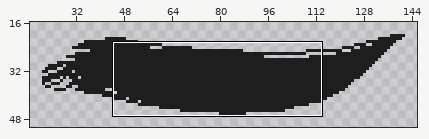
One commit to this pixel-art file: 과거시험 시제/이미지 작업/interface/demo_start.aseprite. Above, an overview of the earlier version with the close-up marked.
Close-up. Old version:
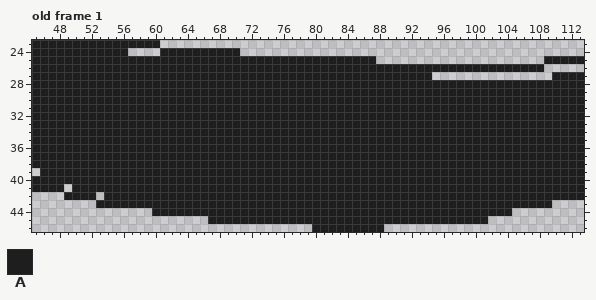
160x64 pixels, 1 frame. Shown: old frame 1: x 45..113, y 23..46. The wide view leaves out empty margins. The commit also changed other frames or places, which this record leaves out.
Palette (. is transparent): A #1f1e1e
Pixels before, old frame 1, first column x 45:
23 AAAAAAAAAAAAAAAA.....................................................
24 AAAAAAAAAAAA....AAAAAAAAAA...........................................
25 AAAAAAAAAAAAAAAAAAAAAAAAAAAAAAAAAAAAAAAAAAA.....................AAAAA
26 AAAAAAAAAAAAAAAAAAAAAAAAAAAAAAAAAAAAAAAAAAAAAAAAAAAAAAAAAAAAAAAA.....
27 AAAAAAAAAAAAAAAAAAAAAAAAAAAAAAAAAAAAAAAAAAAAAAAAAA...............AAAA
28 AAAAAAAAAAAAAAAAAAAAAAAAAAAAAAAAAAAAAAAAAAAAAAAAAAAAAAAAAAAAAAAAAAAAA
29 AAAAAAAAAAAAAAAAAAAAAAAAAAAAAAAAAAAAAAAAAAAAAAAAAAAAAAAAAAAAAAAAAAAAA
30 AAAAAAAAAAAAAAAAAAAAAAAAAAAAAAAAAAAAAAAAAAAAAAAAAAAAAAAAAAAAAAAAAAAAA
31 AAAAAAAAAAAAAAAAAAAAAAAAAAAAAAAAAAAAAAAAAAAAAAAAAAAAAAAAAAAAAAAAAAAAA
32 AAAAAAAAAAAAAAAAAAAAAAAAAAAAAAAAAAAAAAAAAAAAAAAAAAAAAAAAAAAAAAAAAAAAA
33 AAAAAAAAAAAAAAAAAAAAAAAAAAAAAAAAAAAAAAAAAAAAAAAAAAAAAAAAAAAAAAAAAAAAA
34 AAAAAAAAAAAAAAAAAAAAAAAAAAAAAAAAAAAAAAAAAAAAAAAAAAAAAAAAAAAAAAAAAAAAA
35 AAAAAAAAAAAAAAAAAAAAAAAAAAAAAAAAAAAAAAAAAAAAAAAAAAAAAAAAAAAAAAAAAAAAA
36 AAAAAAAAAAAAAAAAAAAAAAAAAAAAAAAAAAAAAAAAAAAAAAAAAAAAAAAAAAAAAAAAAAAAA
37 AAAAAAAAAAAAAAAAAAAAAAAAAAAAAAAAAAAAAAAAAAAAAAAAAAAAAAAAAAAAAAAAAAAAA
38 AAAAAAAAAAAAAAAAAAAAAAAAAAAAAAAAAAAAAAAAAAAAAAAAAAAAAAAAAAAAAAAAAAAAA
39 .AAAAAAAAAAAAAAAAAAAAAAAAAAAAAAAAAAAAAAAAAAAAAAAAAAAAAAAAAAAAAAAAAAAA
40 AAAAAAAAAAAAAAAAAAAAAAAAAAAAAAAAAAAAAAAAAAAAAAAAAAAAAAAAAAAAAAAAAAAAA
41 AAAA.AAAAAAAAAAAAAAAAAAAAAAAAAAAAAAAAAAAAAAAAAAAAAAAAAAAAAAAAAAAAAAAA
42 ....AAAA.AAAAAAAAAAAAAAAAAAAAAAAAAAAAAAAAAAAAAAAAAAAAAAAAAAAAAAAAAAAA
43 ........AAAAAAAAAAAAAAAAAAAAAAAAAAAAAAAAAAAAAAAAAAAAAAAAAAAAAAAAA....
44 ...............AAAAAAAAAAAAAAAAAAAAAAAAAAAAAAAAAAAAAAAAAAAAA.........
45 ......................AAAAAAAAAAAAAAAAAAAAAAAAAAAAAAAAAAA............
46 ...................................AAAAAAAAA.........................
Now the later version:
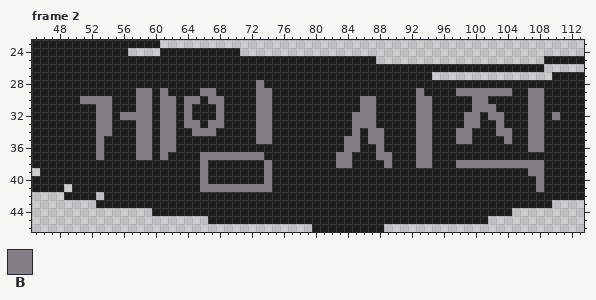
Colours new in this view: B #847e87
A new or re-ordered frame is compared with the old frame closest to it.
The exact change:
frames 1 -> 2
Frame 2 is new; against old frame 1, layer "Layer 2":
y 28: x 73 A -> B
y 29: x 58..59 AA -> BB; x 61 A -> B; x 66..67 AA -> BB; x 73..74 AA -> BB; x 93 A -> B; x 98..104 AAAAAAA -> BBBBBBB; x 107..108 AA -> BB
y 30: x 51..54 AAAA -> BBBB; x 58..59 AA -> BB; x 61..62 AA -> BB; x 64..65 AA -> BB; x 67..68 AA -> BB; x 73..74 AA -> BB; x 86..87 AA -> BB; x 93..94 AA -> BB; x 100..101 AA -> BB; x 107..108 AA -> BB
y 31: x 53..54 AA -> BB; x 58..59 AA -> BB; x 61..62 AA -> BB; x 64 A -> B; x 68 A -> B; x 73..74 AA -> BB; x 86..87 AA -> BB; x 93..94 AA -> BB; x 100..102 AAA -> BBB; x 107..108 AA -> BB
y 32: x 53..54 AA -> BB; x 56..59 AAAA -> BBBB; x 61..62 AA -> BB; x 64 A -> B; x 68 A -> B; x 73..74 AA -> BB; x 85..87 AAA -> BBB; x 93..94 AA -> BB; x 99..100 AA -> BB; x 102..103 AA -> BB; x 107..108 AA -> BB; x 110 A -> B
y 33: x 53..54 AA -> BB; x 58..59 AA -> BB; x 61..62 AA -> BB; x 64..65 AA -> BB; x 67..68 AA -> BB; x 73..74 AA -> BB; x 85..87 AAA -> BBB; x 93..94 AA -> BB; x 99..100 AA -> BB; x 103 A -> B; x 107..108 AA -> BB
y 34: x 53..54 AA -> BB; x 58..59 AA -> BB; x 61..62 AA -> BB; x 65..67 AAA -> BBB; x 73..74 AA -> BB; x 85 A -> B; x 87..88 AA -> BB; x 93..94 AA -> BB; x 98..99 AA -> BB; x 103..104 AA -> BB; x 107..108 AA -> BB
y 35: x 53 A -> B; x 58..59 AA -> BB; x 61..62 AA -> BB; x 73..74 AA -> BB; x 84..85 AA -> BB; x 87..88 AA -> BB; x 93..94 AA -> BB; x 98..99 AA -> BB; x 104 A -> B; x 107..108 AA -> BB
y 36: x 53 A -> B; x 58..59 AA -> BB; x 61..62 AA -> BB; x 84..85 AA -> BB; x 88 A -> B; x 93..94 AA -> BB; x 107..108 AA -> BB
y 37: x 53 A -> B; x 58..59 AA -> BB; x 61 A -> B; x 66..73 AAAAAAAA -> BBBBBBBB; x 83..84 AA -> BB; x 88..89 AA -> BB; x 93..94 AA -> BB
y 38: x 66 A -> B; x 74 A -> B; x 83..84 AA -> BB; x 89 A -> B; x 93..94 AA -> BB; x 98..108 AAAAAAAAAAA -> BBBBBBBBBBB
y 39: x 66 A -> B; x 74 A -> B; x 107..108 AA -> BB
y 40: x 66 A -> B; x 74 A -> B; x 108 A -> B
y 41: x 66..74 AAAAAAAAA -> BBBBBBBBB; x 108 A -> B
Changed places in both close-ups, as pixel boxes (x1, y1, x2, y2):
changed: (80, 80, 272, 192)
changed: (416, 88, 560, 192)
changed: (336, 96, 392, 168)
